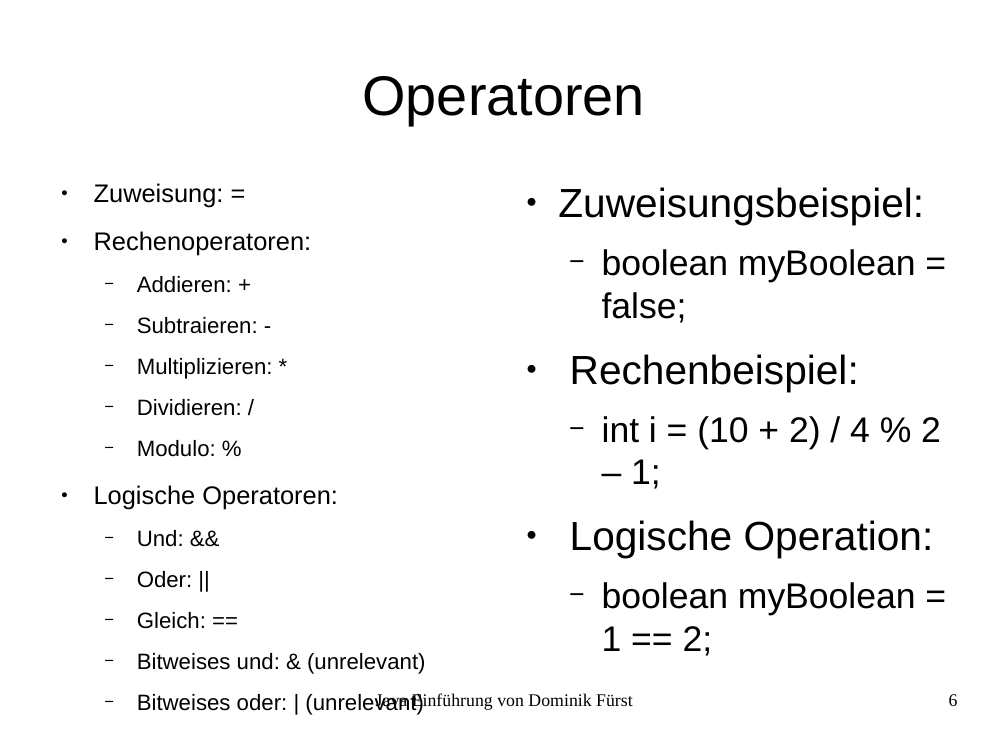
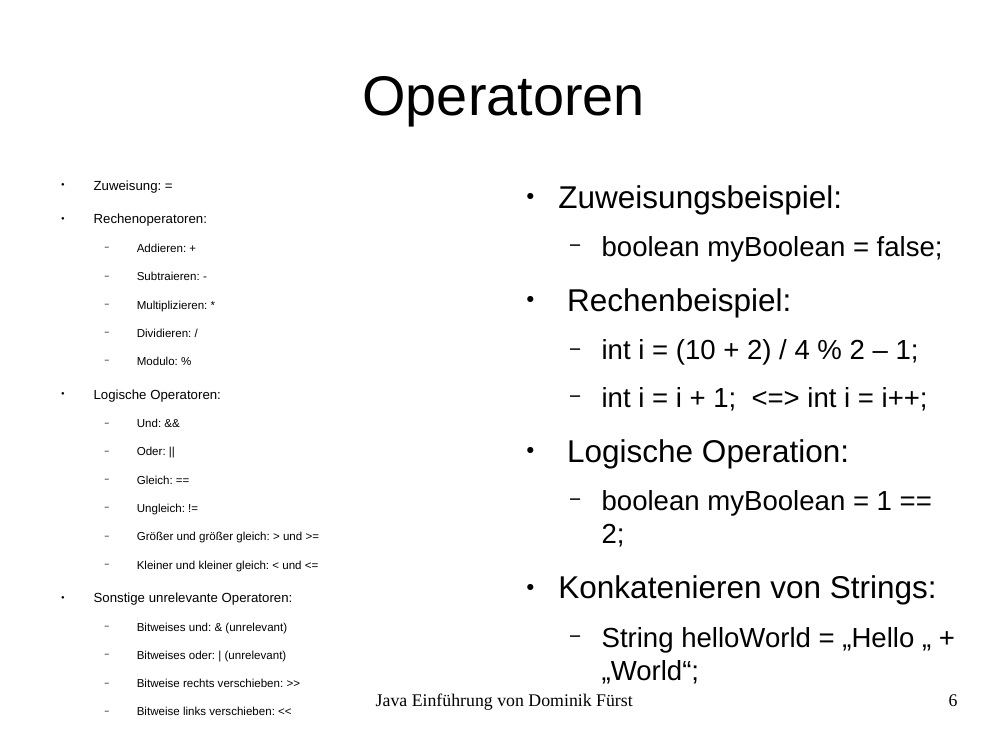
Before and after one commit to Trickels/JavaTutorial, a slide deck: slide 6 of LessonOne/Java_Präsentation.odp. Drawn at 1008x756 pixels with LibreOffice and Linux fonts; fonts in the diff are those of the drawing. Boxes give left, top, right and bottom in pixels: in the first picture for what was removed or moved away, otherwise in the second. Text is boxed around its words. In the diff, an @@ line names an element or a change of style, - is before the commit and + after.

```diff
--- a/LessonOne/Java_Präsentation.odp
+++ b/LessonOne/Java_Präsentation.odp
@@ text at (x1=94, y1=180, x2=287, y2=662): size 20 to 10.4 pt in "Zuweisung: =", "Rechenoperatoren:", "Logische Operatoren:"; size 17.5 to 9.1 pt in "Addieren: +", "Subtraieren: -", "Multiplizieren: *", "Dividieren: /" and 6 more places @@
@@ text at (x1=558, y1=185, x2=919, y2=547): size 32 to 24.8 pt in "Zuweisungsbeispiel:", "Rechenbeispiel:", "Logische Operation:"; size 28 to 21.7 pt in "boolean myBoolean = false;", "int i = (10 + 2) / ...", "boolean myBoolean = 1 == 2;" @@
@@ text at (x1=602, y1=387, x2=928, y2=411): paragraph added @@
+  − int i = i + 1; <=> int i = i++;
@@ text at (x1=94, y1=503, x2=302, y2=605): paragraphs added @@
+  − Ungleich: !=
+  − Größer und größer gleich: > und >=
+  − Kleiner und kleiner gleich: < und <=
+● Sonstige unrelevante Operatoren:
@@ text at (x1=558, y1=575, x2=937, y2=684): paragraphs added @@
+● Konkatenieren von Strings:
+  − String helloWorld = „Hello „ + „World“;
@@ text at (x1=137, y1=678, x2=284, y2=715): paragraphs added @@
+  − Bitweise rechts verschieben: >>
+  − Bitweise links verschieben: <<
```
Also in this commit, not shown: 2 other slides changed, 9 slides added, 6 other files.
